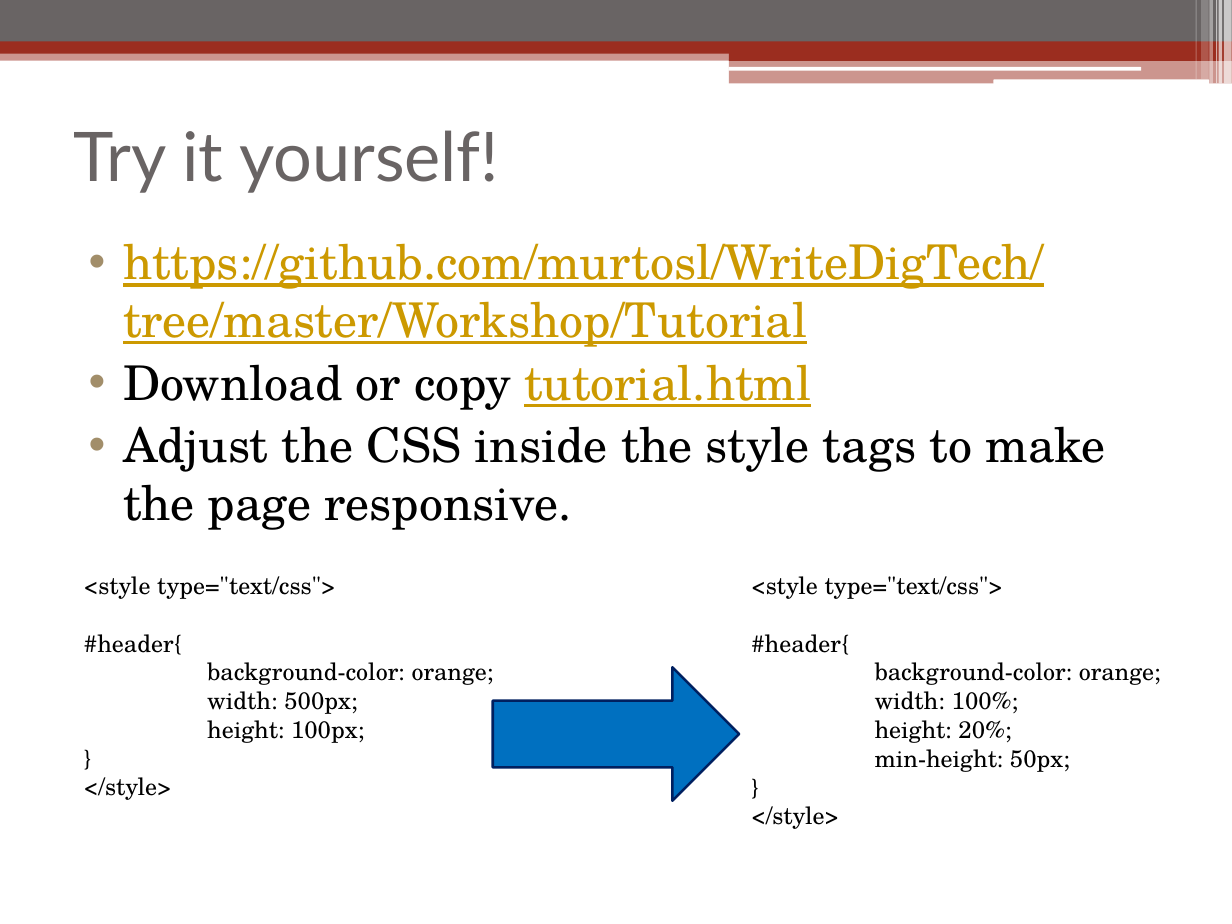
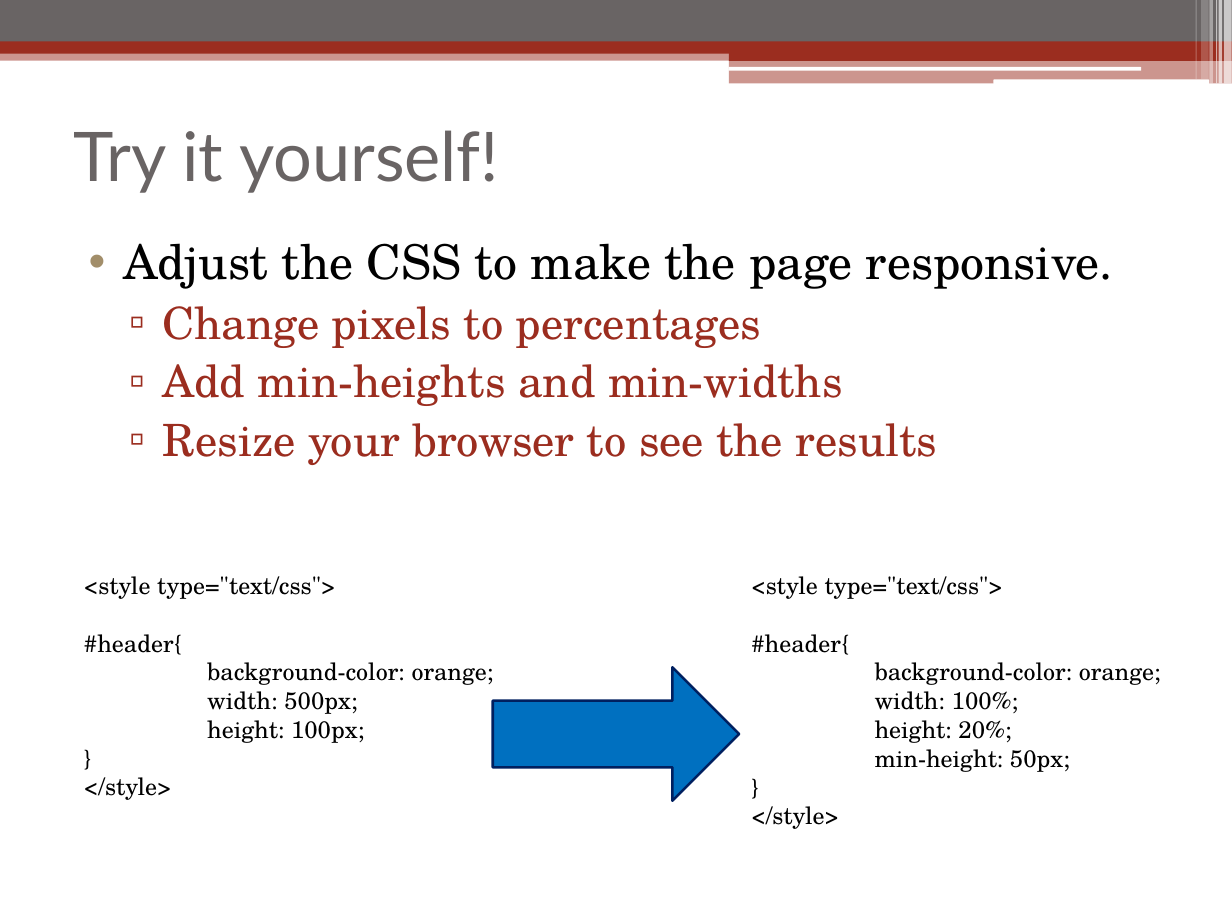
Before and after one commit to linuxbo/WriteDigTech, a slide deck: slide 15 of Workshop/Workshop_Sarah_Murto.pptx (slide 8 before the commit). Drawn at 1232x924 pixels with LibreOffice and Linux fonts; fonts in the diff are those of the drawing. Boxes give left, top, right and bottom in pixels: in the first picture for what was removed or moved away, otherwise in the second. Text is boxed around its words. In the diff, an @@ line names an element or a change of style, - is before the commit and + after.

```diff
--- a/Workshop/Workshop_Sarah_Murto.pptx
+++ b/Workshop/Workshop_Sarah_Murto.pptx
@@ text at <box>123,243,1113,465</box>: text changed; size 28 to 26 pt; text colour #CC9900 to #9B2D1F @@
-• https://github.com/murtosl/WriteDigTech/tree/master/Workshop/Tutorial
-• Download or copy tutorial.html
-• Adjust the CSS inside the style tags to make the page responsive.
+• Adjust the CSS to make the page responsive.
+  ▫ Change pixels to percentages
+  ▫ Add min-heights and min-widths
+  ▫ Resize your browser to see the results
```
Also in this commit, not shown: 4 other slides changed, 11 slides added, 5 slides removed, 1 other file.
